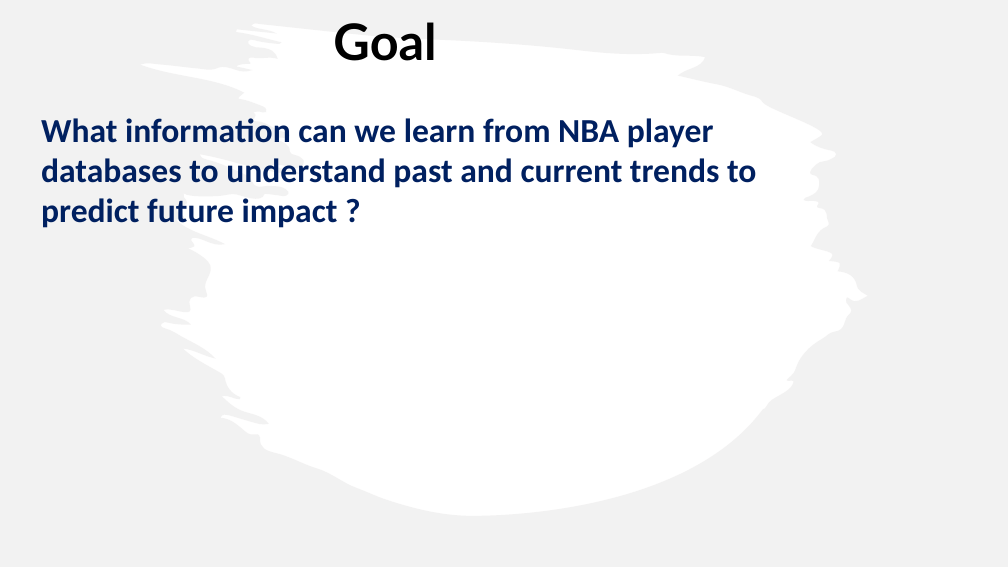
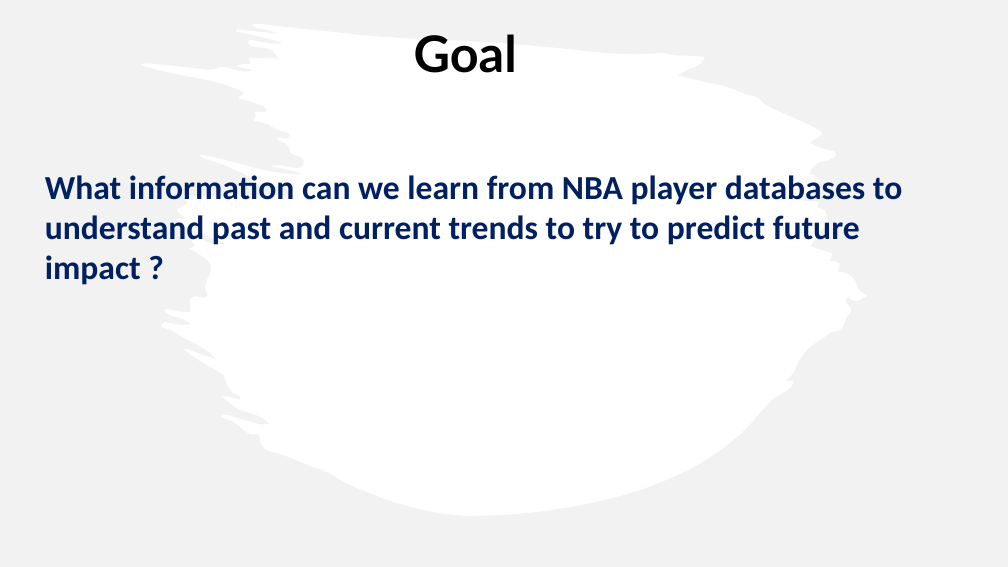
Before and after one commit to caitbeatty/nba_machine_learning, a slide deck: slide 3 of NBAPresentation.pptx. Drawn at 1008x567 pixels with LibreOffice and Linux fonts; fonts in the diff are those of the drawing. Boxes give left, top, right and bottom in pixels: in the first picture for what was removed or moved away, otherwise in the second. Text is boxed around its words. In the diff, an @@ line names an element or a change of style, - is before the commit and + after.

```diff
--- a/NBAPresentation.pptx
+++ b/NBAPresentation.pptx
@@ text "Goal": place and size @@
-text "Goal" at [333, 22, 436, 61]
+text "Goal" at [414, 34, 517, 73]
@@ text at [45, 175, 902, 285]: text changed @@
-What information can we learn from NBA player databases to understand past and current trends to predict future impact ?
+What information can we learn from NBA player databases to understand past and current trends to try to predict future impact ?
```
Also in this commit, not shown: 9 other slides changed.
